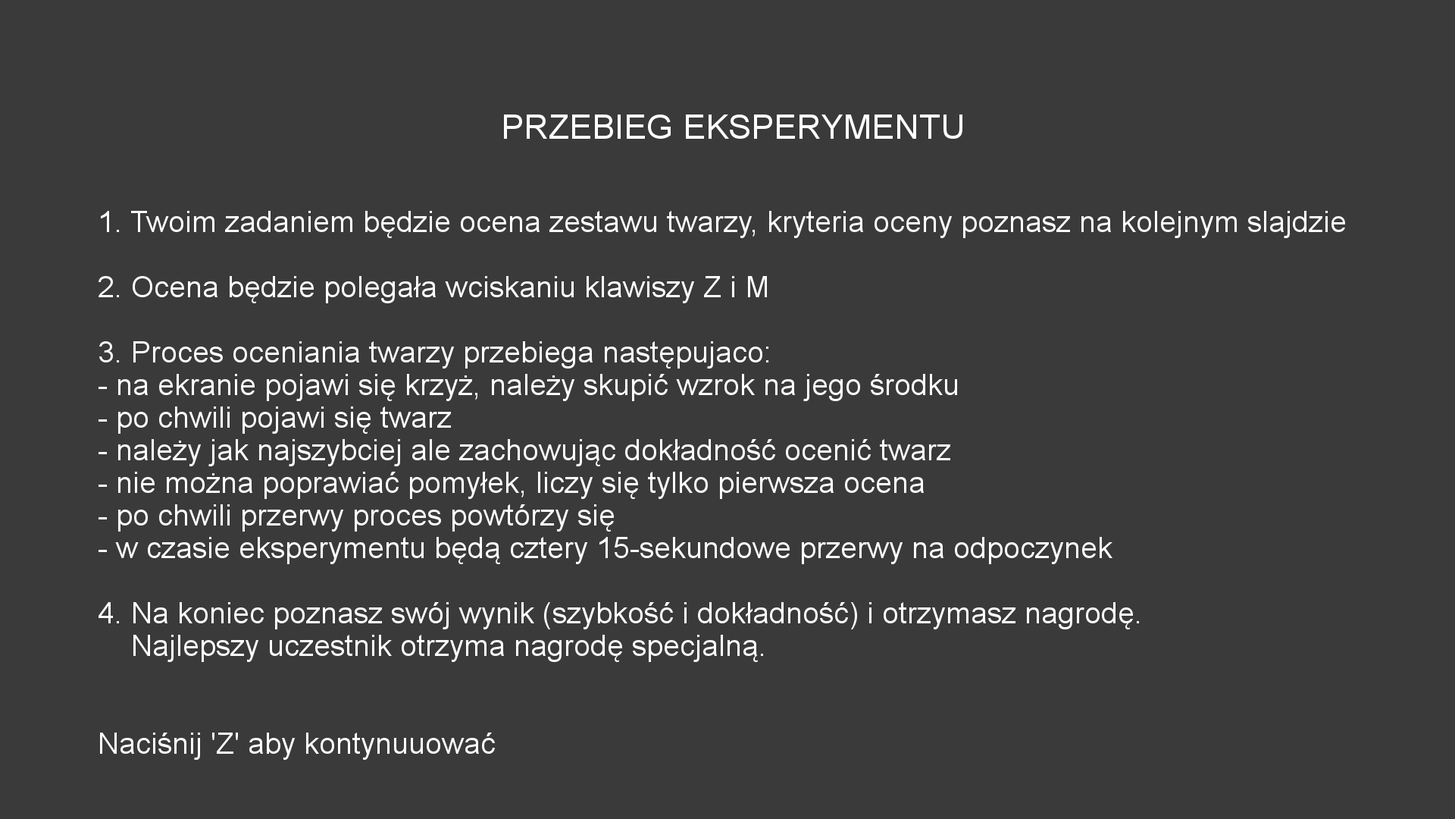
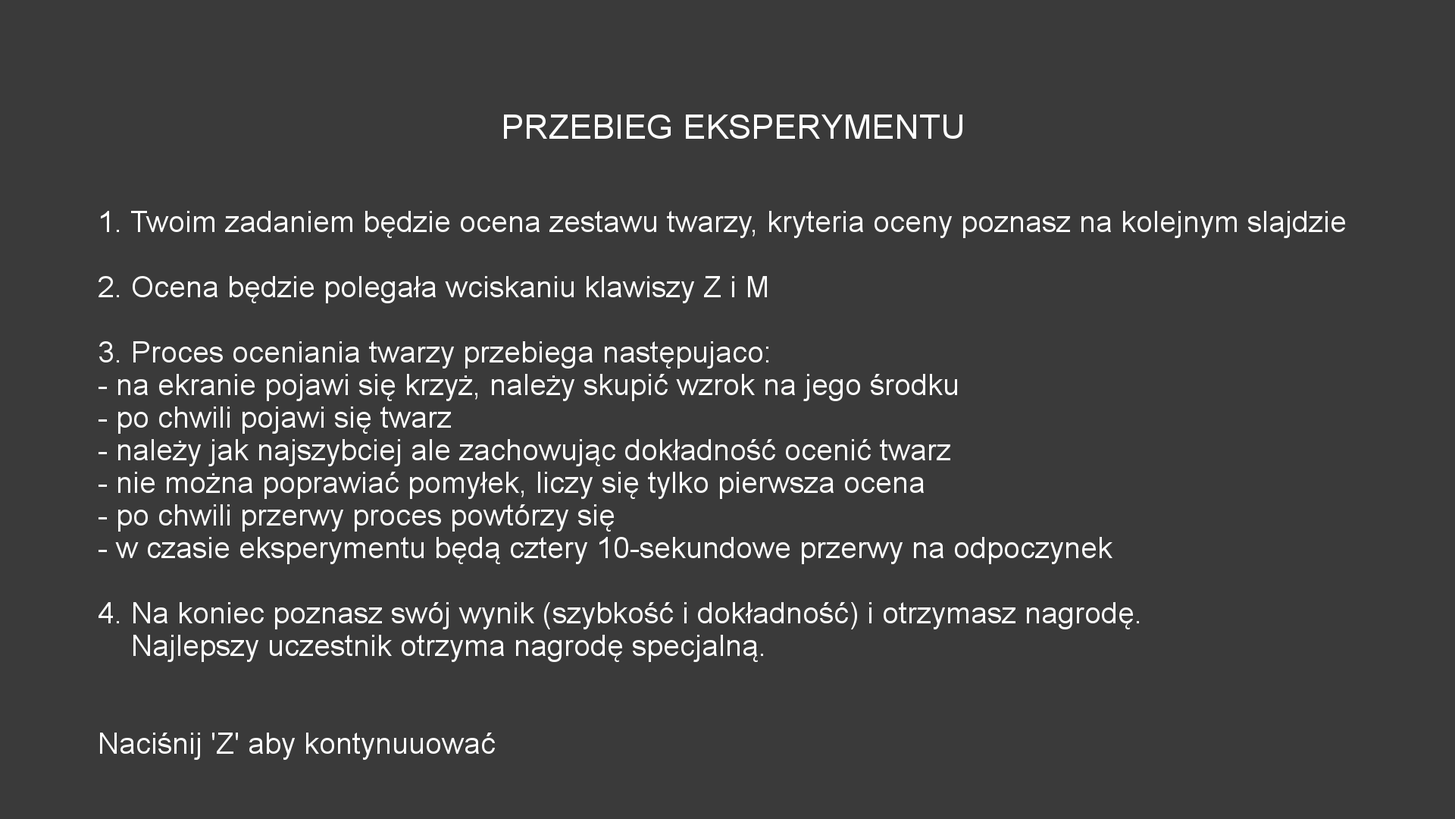
Two versions of the same layered image (1455 x 819). Layer-by-layer changes:
painted on "1. Twoim zadaniem będzie ocena..." over left=614, top=536, right=629, bottom=558
